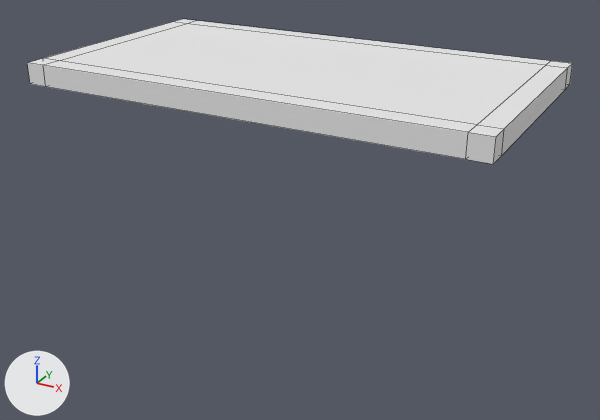
A saved change to the Blender file Tutoriels/Blender/z1_Debutez_3D_Blender/blend/Table.blend.
Both versions are drawn from a 50 mm camera at (3.64, -6.62, 1.94) aimed at (0.07, -0.12, -1.31). The axes (+X, +Y, +Z) are drawn at lower left. The lights are the same throughout. Mesh edges are drawn as thin lines.
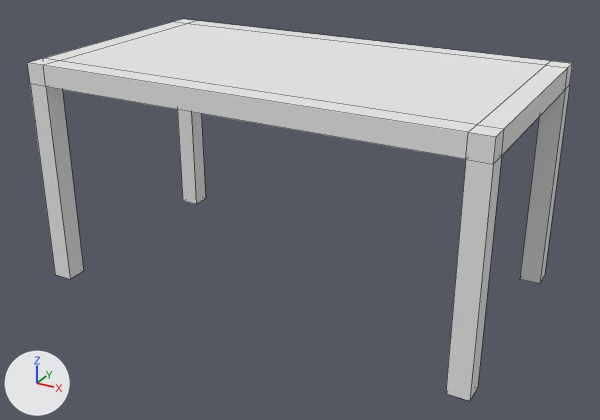
The newer file is also turned or shifted as a whole; pictures and numbers use the older file's frame.

Pixel boxes [x1, y1, x2, y2] of what changed, in the pictures (600 x 420 px):
'Cube', reshaped (162% taller): before [27, 19, 573, 164]; after [27, 19, 573, 401]
part 1 of me_cube, built on: after [30, 84, 570, 401]

The edits, one by one:
me_cube is used by ob_cube; location (0.0, 0.0, 0.0); scale (2.0, 1.0, 0.1).
me_cube had 32 vertices, 30 faces and spanned x -1.1..1.1, y -1.2..1.2, z -1.0..1.0.
me_cube now has 48 vertices, 46 faces and spans x -1.1..1.1, y -1.2..1.2, z -21.0..1.0.
Part 1, on me_cube:
4 faces are deleted.
16 new vertices lie (0.0, 0.0, -20.0) away from vertices in x -1.1..1.1, y -1.2..1.2, z -1.0.
20 new faces join them.
